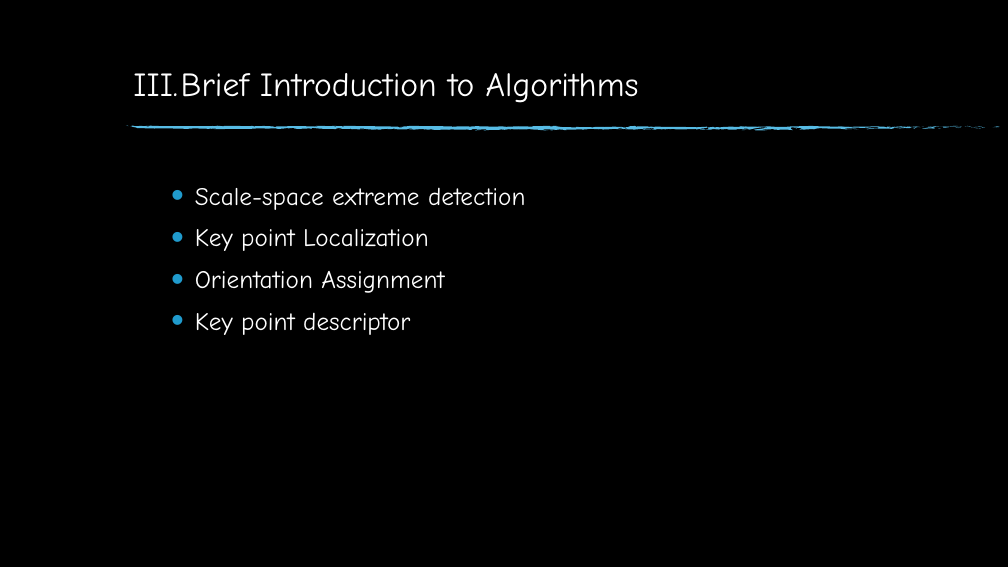
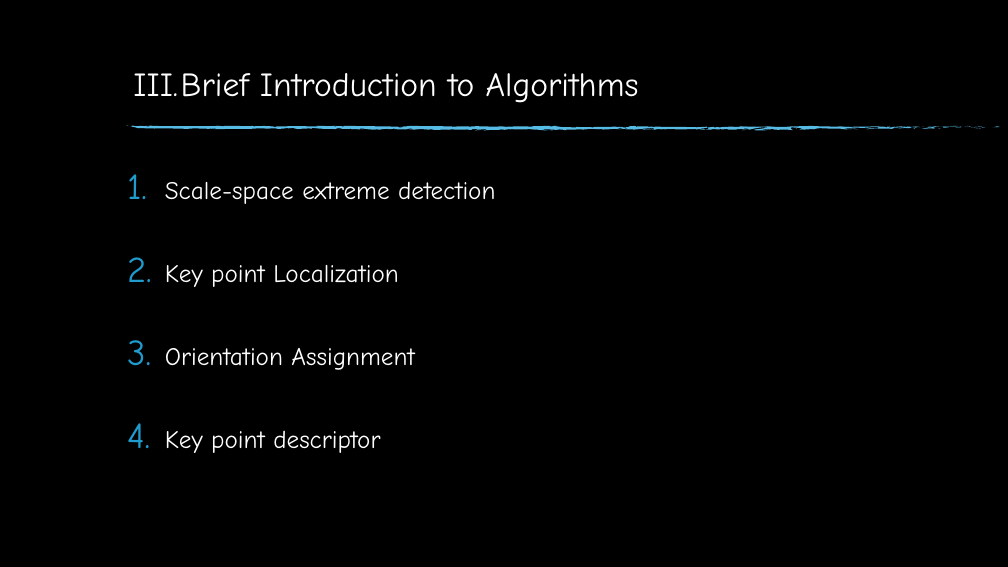
Before and after one commit to GatHors/ImageProcessing, a slide deck: slide 7 of Report & presentation/FinalReport_Gathors.pptm. Drawn at 1008x567 pixels with LibreOffice and Linux fonts; fonts in the diff are those of the drawing; background and template pictures are left out. Boxes give left, top, right and bottom in pixels: in the first picture for what was removed or moved away, otherwise in the second. Text is boxed around its words. In the diff, an @@ line names an element or a change of style, - is before the commit and + after.

```diff
--- a/Report & presentation/FinalReport_Gathors.pptm
+++ b/Report & presentation/FinalReport_Gathors.pptm
@@ text "Scale-space extreme detection": place and size @@
-text "Scale-space extreme detection" at box(195, 187, 525, 335)
+text "Scale-space extreme detection" at box(165, 181, 495, 453)
@@ text "Scale-space extreme detection" at box(165, 181, 495, 453): bullet • to 1. @@
```
Also in this commit, not shown: 8 other slides changed, 1 slide removed.
